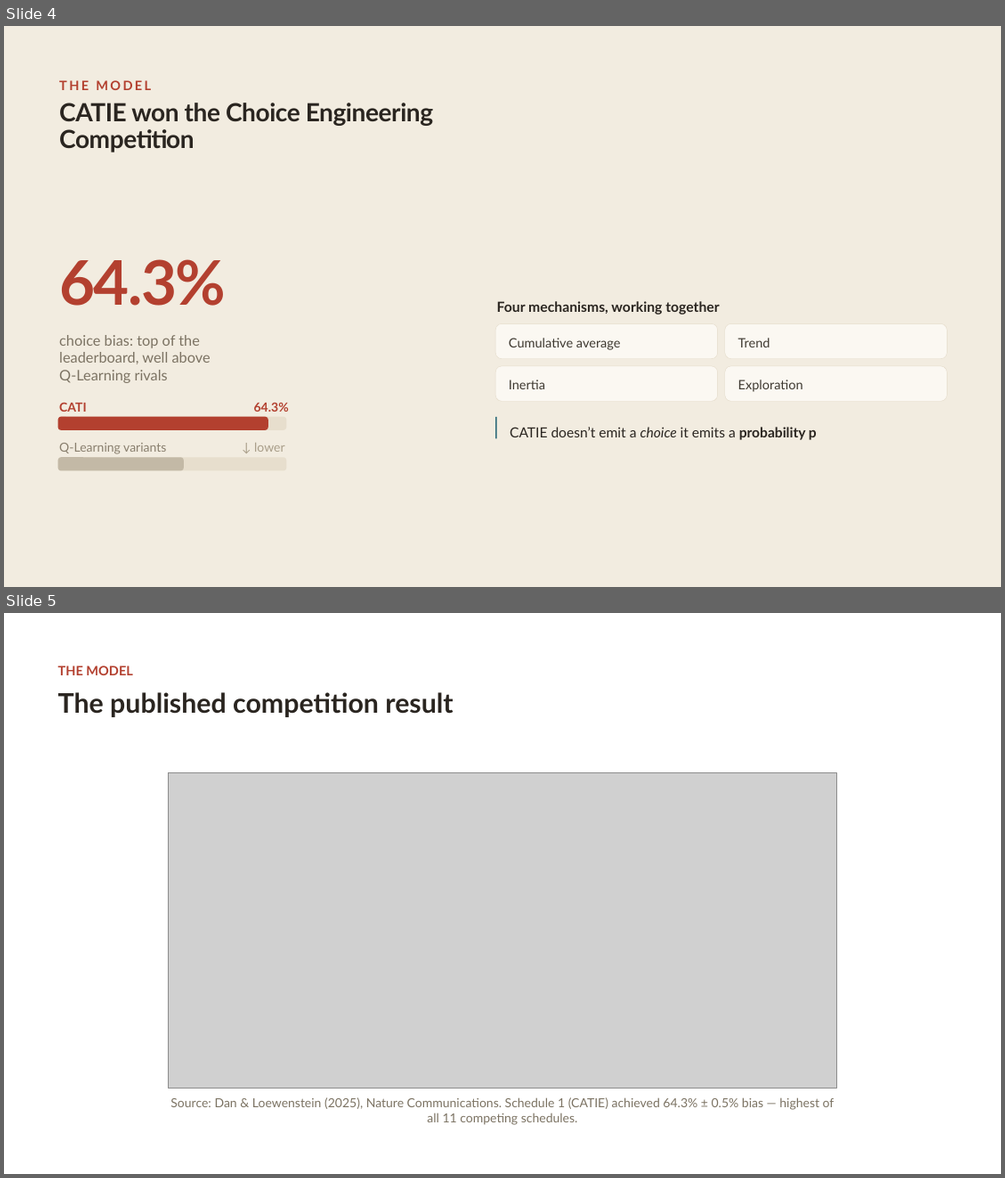
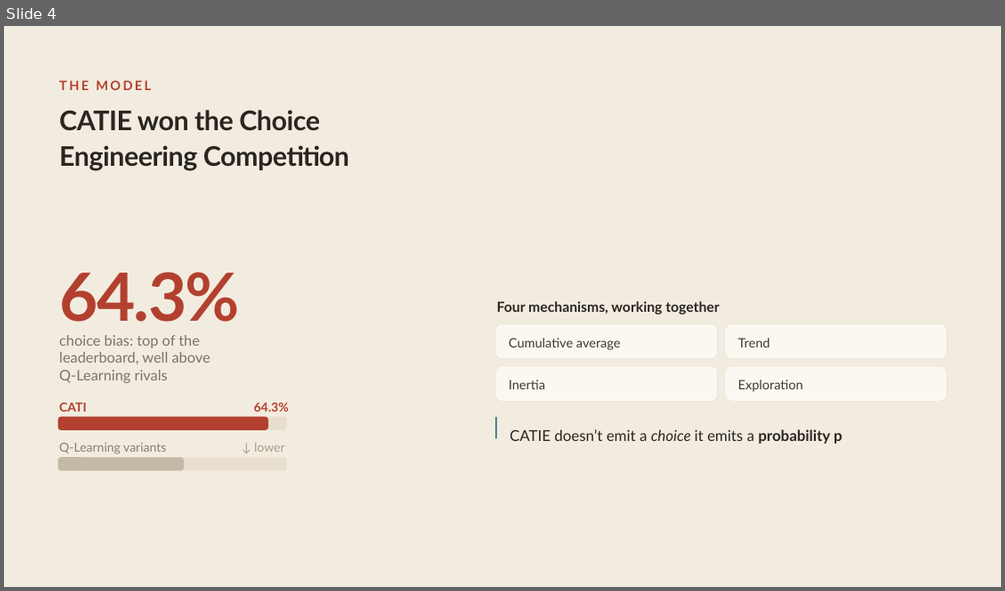
Before and after one commit to ShirHolzman/Amirim-Research, a slide deck: Amirim-Presentation.pptx. Shown one above the other, each under a label of ours: slides 4 and 5 before the commit, slide 4 after it. The pictures are 1005x1178 and 1005x591 pixels, drawn with LibreOffice and Linux fonts; fonts in the diff are those of the drawing; grey boxes stand for pictures. Boxes give left, top, right and bottom in pixels: in the first picture for what was removed or moved away, otherwise in the second. Text is boxed around its words. In the diff, an @@ line names an element or a change of style, - is before the commit and + after.

```diff
--- a/Amirim-Presentation.pptx
+++ b/Amirim-Presentation.pptx
@@ slide 5 removed at (x1=4, y1=613, x2=1001, y2=1174), background #FFFFFF @@
@@ text removed at (x1=58, y1=666, x2=133, y2=675) @@
-THE MODEL
@@ text removed at (x1=58, y1=692, x2=453, y2=717) @@
-The published competition result
@@ picture removed at (x1=169, y1=772, x2=836, y2=1087) @@
@@ text removed at (x1=170, y1=1097, x2=834, y2=1125) @@
-Source: Dan & Loewenstein (2025), Nature Communications. Schedule 1 (CATIE) achieved 64.3% ± 0.5% bias — highest of all 11 competing schedules.
@@ slide 4 changed as well @@
@@ text "CATIE won the Choice Engineering ..." at (x1=59, y1=110, x2=349, y2=170): size 36.1 to 39 pt; line spacing 0.9 to 1.1 @@
@@ text "64.3%" at (x1=59, y1=272, x2=240, y2=321): size 88.8 to 96 pt; line spacing 0.65 to 0.85 @@
@@ text "CATIE doesn’t emit a choice ..." at (x1=510, y1=429, x2=842, y2=443): size 20.1 to 21.8 pt; line spacing 1.35 to 1.45 @@
```
Also in this commit, not shown: 15 other slides changed, 2 slides added, 1 other slide removed, 2 other files.
